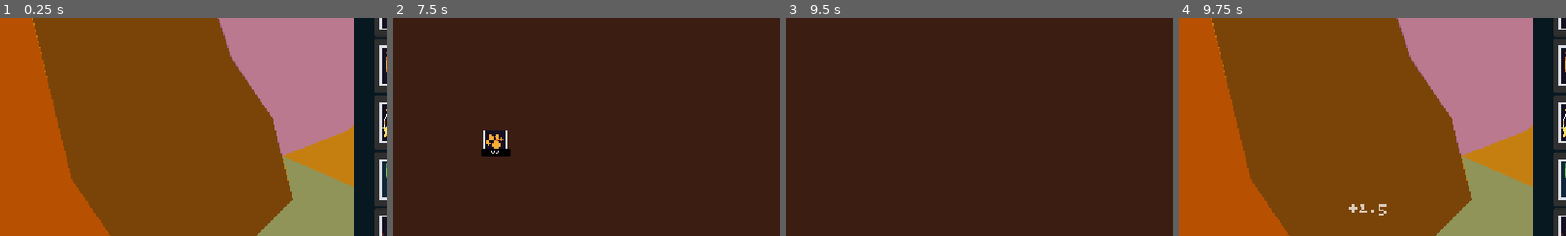
Above: before the commit, frames 1-4 (left to right).
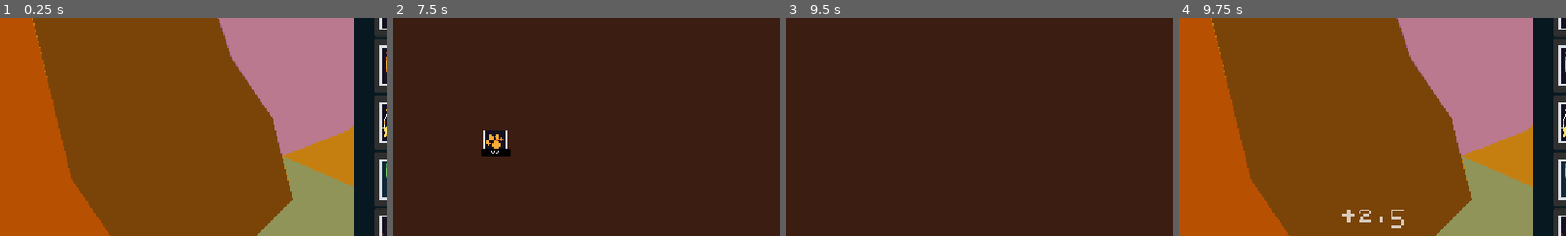
Above: after the commit, the same moments.

Repository: azizul987/Sawit-io
Game: Godot game, scene res://Scene/main.tscn
Two runs of this game, one before a commit and one after it. Both use one fixed random seed, a clock stepped at 60 frames per second and the inputs below. This scene is started directly instead of the project's main scene.
Inputs (mouse positions are % of the whole screen's width and height, from its top left):
- Up to frame 1 (0.25 s): no input
- Up to frame 2 (7.5 s): click (6, 89) at 0.5 s; click (84, 24) at 1.27 s; click (75, 24) at 2.02 s; click (84, 37) at 2.77 s; click (84, 50) at 3.52 s; click (84, 63) at 4.27 s; click (84, 76) at 5.02 s; click "20" at 5.75 s; click (49, 54) at 6.5 s; tap Enter at 7.25 s; move the mouse to (72, 45) at 7.27 s; hold Right (ui_right) from 7.28 s (still down); hold M (add_coin) from 7.28 s (still down); click (72, 45) at 7.42 s
- Up to frame 3 (9.5 s): release Right (ui_right) at 8 s; release M (add_coin) at 8 s; drag from (30, 55) to (81, 58) at 8.02 s; tap Space at 8.75 s; move the mouse to (60, 28) at 8.77 s; hold Right (ui_right) from 8.78 s (still down); hold E (zoom_out) from 8.78 s (still down)
- Up to frame 4 (9.75 s): release Right (ui_right) at 9.5 s; release E (zoom_out) at 9.5 s; tap Enter at 9.5 s; drag from (45, 70) to (81, 61) at 9.52 s
The pictures show only the part of the screen within x 24-74%, y 26-76%; the shares and areas given below are measured in that part.

Frames 1-3 are identical in both runs. In frame 4, 0.5% of the frame differs, in the area x 42-59%, y 85-97%.

Commit message:
add range for text font  size

Diff:
--- a/Logic/skrip/Click.gd
+++ b/Logic/skrip/Click.gd
@@ -113,7 +113,7 @@
 	label.modulate = Color.WHITE
 
 	label.add_theme_font_override("font", FONT_KOSTUM)
-	label.add_theme_font_size_override("font_size", 24)
+	label.add_theme_font_size_override("font_size", randi_range(20,50))
 
 	var z: float = 1.0 / get_viewport().get_camera_2d().zoom.x
 	label.scale = Vector2(z, z)
